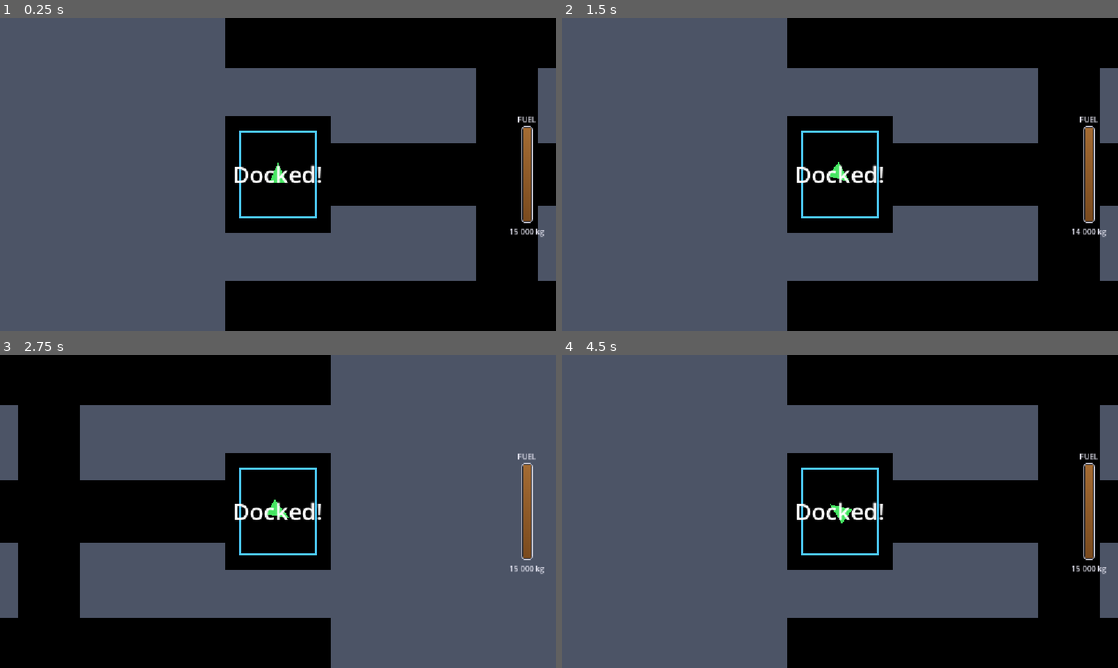
Above: before the commit, frames 1-4 (two rows, left to right).
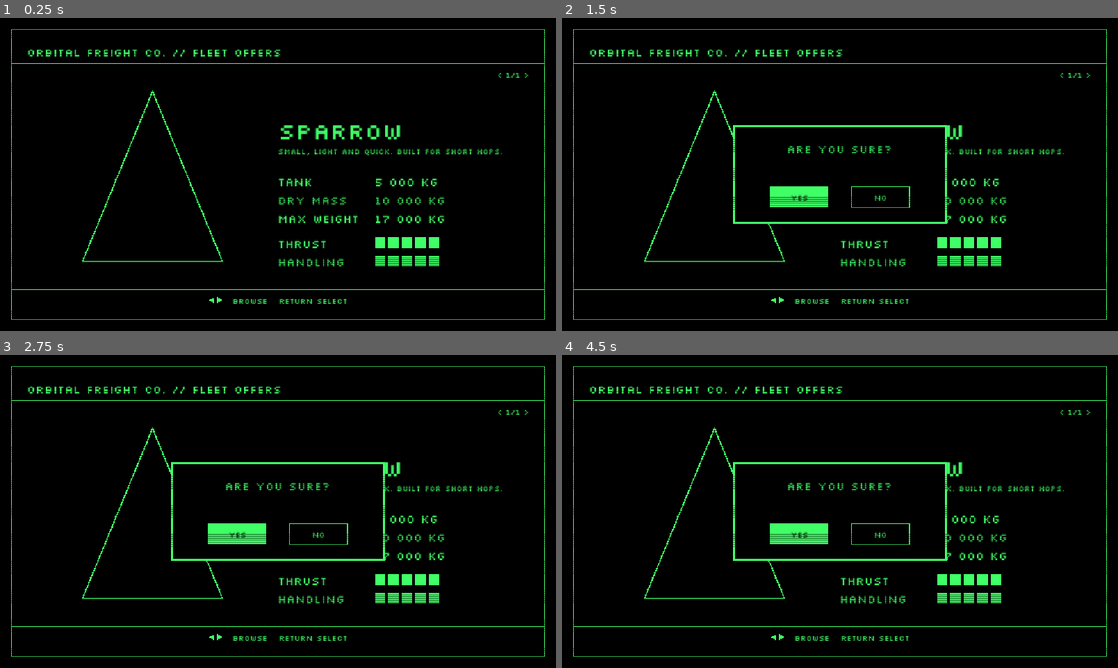
Above: after the commit, the same moments.

Repository: pkopczynski/lunar-lander
Game: Godot game, scene res://main.tscn
Two runs of this game, one before a commit and one after it. Both use one fixed random seed, a clock stepped at 60 frames per second and the inputs below.
Inputs (mouse positions are in pixels of both pictures, inside the frame that each line leads up to):
- Up to frame 1 (0.25 s): no input
- Up to frame 2 (1.5 s): tap Enter (ui_accept) at 0.5, 1.35 s; move the mouse to (962, 158) at 0.52 s; hold Right (ui_right) 0.53-1.28 s; hold Enter (ui_accept) 0.53-1.28 s; click (962, 158) at 0.67 s; move the mouse to (728, 190) at 1.27 s; hold - (weight_down) from 1.28 s (still down)
- Up to frame 3 (2.75 s): tap Enter (ui_accept) at 1.52, 1.82 s; tap R (restart) at 2 s; move the mouse to (333, 442) at 2.02 s; release - (weight_down) at 2.03 s; hold Right (ui_right) from 2.03 s (still down); hold Enter (ui_accept) from 2.03 s (still down)
- Up to frame 4 (4.5 s): move the mouse to (812, 574) at 2.77 s; release Right (ui_right) at 2.78 s; release Enter (ui_accept) at 2.78 s; hold Up (ui_up) 2.78-3.53 s; tap Enter (ui_accept) at 2.85, 3.02, 3.32, 4.35 s; click (812, 574) at 2.92 s; move the mouse to (1006, 558) at 3.52 s; hold Enter (ui_accept) 3.53-4.28 s; hold Left (ui_left) from 3.53 s (still down); tap R (restart) at 4.15 s; move the mouse to (673, 464) at 4.27 s

The runs differ from the first frame. In frame 1, 64% of the frame differs, in the area x 0-100%, y 0-100%; in frame 2, 64%; in frame 3, 64%; in frame 4, 64%.

Commit message:
feat: open every run on the Office with the ARE YOU SURE? flow
The Office Terminal shows one Offer per ship type (Sparrow only for now),
browses with Left/Right, and confirms in an ARE YOU SURE? popup before
putting the chosen ship Docked in the parking spot. The world is paused
while the Office shows. Tests pick the Sparrow through the Office first,
and the runner now fails when a test script does not load.

Co-Authored-By: Claude Opus 5.5 <noreply@anthropic.com>

Diff:
--- a/main.tscn
+++ b/main.tscn
@@ -5,6 +5,7 @@
 [ext_resource type="Script" path="res://world.gd" id="3_world"]
 [ext_resource type="Script" path="res://station.gd" id="4_station"]
 [ext_resource type="Script" path="res://camera.gd" id="5_camera"]
+[ext_resource type="Script" path="res://office.gd" id="6_office"]
 
 [sub_resource type="RectangleShape2D" id="RectangleShape2D_ground"]
 size = Vector2(4000, 40)
@@ -71,3 +72,16 @@
 grow_vertical = 2
 mouse_filter = 2
 script = ExtResource("2_hud")
+
+[node name="Office" type="CanvasLayer" parent="."]
+process_mode = 3
+layer = 10
+script = ExtResource("6_office")
+
+[node name="Terminal" type="Control" parent="Office"]
+layout_mode = 3
+anchors_preset = 15
+anchor_right = 1.0
+anchor_bottom = 1.0
+grow_horizontal = 2
+grow_vertical = 2
--- /dev/null
+++ b/office.gd
@@ -0,0 +1,309 @@
+class_name Office
+extends CanvasLayer
+# The player's Office: a full-window Terminal showing one Offer per ship type.
+# It pauses the world while showing, and puts the chosen ship type in the parking spot.
+
+enum PopupKind { NONE, ARE_YOU_SURE }
+enum Choice { YES, NO }
+
+const HEADER := "ORBITAL FREIGHT CO. // FLEET OFFERS"
+const KEY_HINT := "← → BROWSE   RETURN SELECT"
+const ARE_YOU_SURE_TEXT := "ARE YOU SURE?"
+const IN_SERVICE_TEXT := "IN SERVICE"
+const RATING_BLOCKS := 5
+const FULL_BLOCK := "■"
+const EMPTY_BLOCK := "□"
+
+const FONT := preload("res://fonts/Silkscreen-Regular.ttf")
+const Hud := preload("res://hud.gd")
+
+const GREEN := Color(0.25, 1.0, 0.4)
+const DIM_GREEN := Color(0.25, 1.0, 0.4, 0.25)
+const BLACK := Color.BLACK
+const SCANLINE_COLOR := Color(0.0, 0.0, 0.0, 0.35)
+const SCANLINE_SPACING := 4.0
+
+const MARGIN := 24.0
+const PADDING := 32.0
+const BORDER_WIDTH := 3.0
+const LINE_WIDTH := 2.0
+const HEADER_SIZE := 24
+const NAME_SIZE := 48
+const TEXT_SIZE := 16
+const STAT_SIZE := 24
+const HINT_SIZE := 16
+const LINE_GAP := 14.0
+const BLOCK_SIZE := Vector2(22, 22)
+const BLOCK_GAP := 6.0
+const RATING_LABEL_WIDTH := 200.0
+const HINT_ARROW_SIZE := 12.0
+# Share of the Offer area's width and height the wireframe picture may fill.
+const PICTURE_SHARE := 0.4
+
+const POPUP_SIZE := Vector2(440, 200)
+const POPUP_BUTTON_SIZE := Vector2(120, 44)
+const POPUP_BUTTON_GAP := 48.0
+
+var showing := false
+var popup := PopupKind.NONE
+var selected_button := Choice.YES
+var offer_index := 0
+# The ship type the player is flying, tagged IN SERVICE on its Offer. None at run start.
+var in_service: ShipType = null
+
+@onready var lander: Lander = $"../Lander"
+@onready var terminal: Control = $Terminal
+
+
+func _ready() -> void:
+	terminal.draw.connect(draw_terminal)
+	open()
+
+
+func _unhandled_input(event: InputEvent) -> void:
+	if not showing:
+		return
+	if popup == PopupKind.NONE:
+		handle_offer_input(event)
+	else:
+		handle_popup_input(event)
+
+
+func handle_offer_input(event: InputEvent) -> void:
+	if event.is_action_pressed("ui_left"):
+		browse(-1)
+	elif event.is_action_pressed("ui_right"):
+		browse(1)
+	elif event.is_action_pressed("ui_accept"):
+		show_popup(PopupKind.ARE_YOU_SURE, Choice.YES)
+	else:
+		# Escape on the Offer screen at run start does nothing: a run needs a ship.
+		return
+	get_viewport().set_input_as_handled()
+	terminal.queue_redraw()
+
+
+func handle_popup_input(event: InputEvent) -> void:
+	if event.is_action_pressed("ui_left"):
+		selected_button = Choice.YES
+	elif event.is_action_pressed("ui_right"):
+		selected_button = Choice.NO
+	elif event.is_action_pressed("ui_accept"):
+		answer(selected_button == Choice.YES)
+	elif event.is_action_pressed("ui_cancel"):
+		answer(false)
+	else:
+		return
+	get_viewport().set_input_as_handled()
+	terminal.queue_redraw()
+
+
+# Browsing wraps around at both ends.
+func browse(step: int) -> void:
+	offer_index = posmod(offer_index + step, ShipType.ALL.size())
+
+
+func open() -> void:
+	showing = true
+	visible = true
+	popup = PopupKind.NONE
+	get_tree().paused = true
+	terminal.queue_redraw()
+
+
+func close() -> void:
+	showing = false
+	visible = false
+	popup = PopupKind.NONE
+	get_tree().paused = false
+
+
+func show_popup(kind: PopupKind, default_button: Choice) -> void:
+	popup = kind
+	selected_button = default_button
+
+
+func answer(yes: bool) -> void:
+	if yes:
+		close()
+		lander.become(selected_offer())
+		lander.start_docked()
+	else:
+		popup = PopupKind.NONE
+
+
+# Observable state
+
+func selected_offer() -> ShipType:
+	return ShipType.ALL[offer_index]
+
+
+func in_service_shown() -> bool:
+	return showing and selected_offer() == in_service
+
+
+func offer_indicator() -> String:
+	return "< %d/%d >" % [offer_index + 1, ShipType.ALL.size()]
+
+
+# The text the selected Offer shows, with ratings written as blocks.
+func offer_lines() -> PackedStringArray:
+	var type := selected_offer()
+	var lines := PackedStringArray([
+		type.name.to_upper(), type.flavour.to_upper(),
+		"TANK " + kg(type.tank), "DRY MASS " + kg(type.default_dry_mass),
+		"MAX WEIGHT " + kg(type.maximum_weight),
+		"THRUST " + blocks(type.thrust_rating), "HANDLING " + blocks(type.handling_rating),
+		offer_indicator(),
+	])
+	if in_service_shown():
+		lines.append(IN_SERVICE_TEXT)
+	return lines
+
+
+# The wireframe picture's outline: the ship type's hull.
+func offer_picture() -> PackedVector2Array:
+	return selected_offer().hull
+
+
+static func kg(value: float) -> String:
+	return Hud.format_kg(value).to_upper()
+
+
+static func blocks(rating: int) -> String:
+	return FULL_BLOCK.repeat(rating) + EMPTY_BLOCK.repeat(RATING_BLOCKS - rating)
+
+
+# Drawing
+
+func draw_terminal() -> void:
+	var screen := Rect2(Vector2.ZERO, terminal.size)
+	terminal.draw_rect(screen, BLACK)
+	var frame := screen.grow(-MARGIN)
+	terminal.draw_rect(frame, GREEN, false, BORDER_WIDTH)
+	var inner := frame.grow(-PADDING)
+
+	draw_text(HEADER, Vector2(inner.position.x, inner.position.y + HEADER_SIZE), HEADER_SIZE)
+	var rule_y := inner.position.y + HEADER_SIZE + LINE_GAP
+	terminal.draw_line(Vector2(frame.position.x, rule_y), Vector2(frame.end.x, rule_y), GREEN, LINE_WIDTH)
+	draw_text(offer_indicator(), Vector2(inner.position.x, rule_y + LINE_GAP + TEXT_SIZE), TEXT_SIZE,
+		inner.size.x, HORIZONTAL_ALIGNMENT_RIGHT)
+
+	var hint_y := inner.end.y
+	var hint_rule_y := hint_y - HINT_SIZE - LINE_GAP
+	terminal.draw_line(Vector2(frame.position.x, hint_rule_y), Vector2(frame.end.x, hint_rule_y), GREEN, LINE_WIDTH)
+	draw_key_hint(Vector2(inner.position.x, hint_y))
+
+	var offer_area := Rect2(inner.position.x, rule_y + LINE_GAP, inner.size.x, hint_rule_y - rule_y - 2.0 * LINE_GAP)
+	draw_offer(offer_area)
+	if popup != PopupKind.NONE:
+		draw_popup(screen)
+	draw_scanlines(screen)
+
+
+func draw_offer(area: Rect2) -> void:
+	var type := selected_offer()
+	var half := area.size.x / 2.0
+	var picture_box := Rect2(area.position, Vector2(half, area.size.y))
+	draw_wireframe(offer_picture(), picture_box)
+
+	var x := area.position.x + half
+	var width := half
+	var y := area.get_center().y - 4.0 * STAT_SIZE - 2.0 * LINE_GAP
+	y += NAME_SIZE
+	draw_text(type.name.to_upper(), Vector2(x, y), NAME_SIZE, width)
+	if in_service_shown():
+		var name_width := FONT.get_string_size(type.name.to_upper(), HORIZONTAL_ALIGNMENT_LEFT, -1, NAME_SIZE).x
+		draw_in_service_tag(Vector2(x + name_width + LINE_GAP, y - NAME_SIZE / 2.0 - TEXT_SIZE / 2.0 - 4.0))
+	y += LINE_GAP + TEXT_SIZE
+	draw_text(type.flavour.to_upper(), Vector2(x, y), TEXT_SIZE, width)
+	y += 2.0 * LINE_GAP
+	for stat: Array in [["TANK", type.tank], ["DRY MASS", type.default_dry_mass], ["MAX WEIGHT", type.maximum_weight]]:
+		y += STAT_SIZE + LINE_GAP
+		draw_text(stat[0], Vector2(x, y), STAT_SIZE, RATING_LABEL_WIDTH)
+		draw_text(kg(stat[1]), Vector2(x + RATING_LABEL_WIDTH, y), STAT_SIZE, width - RATING_LABEL_WIDTH)
+	y += LINE_GAP
+	for rating: Array in [["THRUST", type.thrust_rating], ["HANDLING", type.handling_rating]]:
+		y += STAT_SIZE + LINE_GAP
+		draw_text(rating[0], Vector2(x, y), STAT_SIZE, RATING_LABEL_WIDTH)
+		draw_rating(rating[1], Vector2(x + RATING_LABEL_WIDTH, y - BLOCK_SIZE.y))
+
+
+func draw_wireframe(outline: PackedVector2Array, box: Rect2) -> void:
+	var bounds := Rect2(outline[0], Vector2.ZERO)
+	for point in outline:
+		bounds = bounds.expand(point)
+	var fit := box.size * PICTURE_SHARE * 2.0 / bounds.size
+	var scale := minf(fit.x, fit.y)
+	var points := PackedVector2Array()
+	for point in outline:
+		points.append(box.get_center() + (point - bounds.get_center()) * scale)
+	points.append(points[0])
+	terminal.draw_polyline(points, GREEN, BORDER_WIDTH)
+
+
+func draw_rating(rating: int, top_left: Vector2) -> void:
+	for i in RATING_BLOCKS:
+		var block := Rect2(top_left + Vector2(i * (BLOCK_SIZE.x + BLOCK_GAP), 0.0), BLOCK_SIZE)
+		if i < rating:
+			terminal.draw_rect(block, GREEN)
+		else:
+			terminal.draw_rect(block, DIM_GREEN, false, LINE_WIDTH)
+
+
+func draw_in_service_tag(top_left: Vector2) -> void:
+	var text_size := FONT.get_string_size(IN_SERVICE_TEXT, HORIZONTAL_ALIGNMENT_LEFT, -1, TEXT_SIZE)
+	var tag := Rect2(top_left, text_size + Vector2(16, 8))
+	terminal.draw_rect(tag, GREEN)
+	draw_text(IN_SERVICE_TEXT, top_left + Vector2(8, 4 + TEXT_SIZE), TEXT_SIZE, -1, HORIZONTAL_ALIGNMENT_LEFT, BLACK)
+
+
+# Silkscreen has no arrow glyphs, so the hint's arrows are drawn as triangles.
+func draw_key_hint(baseline_left: Vector2) -> void:
+	var words := KEY_HINT.replace("←", "").replace("→", "").strip_edges()
+	var arrows_width := HINT_ARROW_SIZE * 3.0 + LINE_GAP
+	var words_width := FONT.get_string_size(words, HORIZONTAL_ALIGNMENT_LEFT, -1, HINT_SIZE).x
+	var x := baseline_left.x + (terminal.size.x - 2.0 * (MARGIN + PADDING) - arrows_width - words_width) / 2.0
+	var mid_y := baseline_left.y - HINT_SIZE / 2.0
+	var h := HINT_ARROW_SIZE / 2.0
+	terminal.draw_colored_polygon(PackedVector2Array([
+		Vector2(x, mid_y), Vector2(x + HINT_ARROW_SIZE, mid_y - h), Vector2(x + HINT_ARROW_SIZE, mid_y + h)]), GREEN)
+	x += HINT_ARROW_SIZE * 1.5
+	terminal.draw_colored_polygon(PackedVector2Array([
+		Vector2(x + HINT_ARROW_SIZE, mid_y), Vector2(x, mid_y - h), Vector2(x, mid_y + h)]), GREEN)
+	x += HINT_ARROW_SIZE * 1.5 + LINE_GAP
+	draw_text(words, Vector2(x, baseline_left.y), HINT_SIZE)
+
+
+func draw_popup(screen: Rect2) -> void:
+	var box := Rect2(screen.get_center() - POPUP_SIZE / 2.0, POPUP_SIZE)
+	terminal.draw_rect(box, BLACK)
+	terminal.draw_rect(box, GREEN, false, BORDER_WIDTH)
+	draw_text(ARE_YOU_SURE_TEXT, Vector2(box.position.x, box.position.y + PADDING + STAT_SIZE), STAT_SIZE,
+		box.size.x, HORIZONTAL_ALIGNMENT_CENTER)
+	var buttons_width := POPUP_BUTTON_SIZE.x * 2.0 + POPUP_BUTTON_GAP
+	var button_y := box.end.y - PADDING - POPUP_BUTTON_SIZE.y
+	var x := box.get_center().x - buttons_width / 2.0
+	for choice: Choice in [Choice.YES, Choice.NO]:
+		var button := Rect2(Vector2(x, button_y), POPUP_BUTTON_SIZE)
+		var selected := choice == selected_button
+		if selected:
+			terminal.draw_rect(button, GREEN)
+		else:
+			terminal.draw_rect(button, GREEN, false, LINE_WIDTH)
+		var label := "YES" if choice == Choice.YES else "NO"
+		draw_text(label, Vector2(button.position.x, button.get_center().y + TEXT_SIZE / 2.0), TEXT_SIZE,
+			button.size.x, HORIZONTAL_ALIGNMENT_CENTER, BLACK if selected else GREEN)
+		x += POPUP_BUTTON_SIZE.x + POPUP_BUTTON_GAP
+
+
+func draw_scanlines(screen: Rect2) -> void:
+	var y := 0.0
+	while y < screen.size.y:
+		terminal.draw_line(Vector2(0.0, y), Vector2(screen.size.x, y), SCANLINE_COLOR, 1.0)
+		y += SCANLINE_SPACING
+
+
+func draw_text(text: String, baseline: Vector2, font_size: int, width := -1.0,
+		alignment := HORIZONTAL_ALIGNMENT_LEFT, color := GREEN) -> void:
+	terminal.draw_string(FONT, baseline, text, alignment, width, font_size, color)
--- a/ship_type.gd
+++ b/ship_type.gd
@@ -4,6 +4,8 @@
 # for per-ship values; rules shared by all ship types stay in lander.gd.
 
 var name: String
+# One line on the Offer saying what the ship type is for.
+var flavour: String
 # Outline used for drawing, collision and the docking check. Nose points up (-y).
 var hull: PackedVector2Array
 var flame: PackedVector2Array
@@ -16,6 +18,9 @@
 var burn_rate: float
 # Rad/s.
 var turn_rate: float
+# Offer ratings out of 5 blocks, for comparing ship types at a glance.
+var thrust_rating: int
+var handling_rating: int
 
 static var SPARROW := sparrow()
 static var ALL: Array[ShipType] = [SPARROW]
@@ -24,6 +29,7 @@
 static func sparrow() -> ShipType:
 	var type := ShipType.new()
 	type.name = "Sparrow"
+	type.flavour = "Small, light and quick. Built for short hops."
 	type.hull = PackedVector2Array([Vector2(0, -20), Vector2(14, 14), Vector2(-14, 14)])
 	type.flame = PackedVector2Array([Vector2(-7, 14), Vector2(7, 14), Vector2(0, 30)])
 	type.default_dry_mass = 10000.0
@@ -33,4 +39,6 @@
 	# A default ship empties its tank in ~20 s of thrust.
 	type.burn_rate = type.tank / 20.0
 	type.turn_rate = 3.0
+	type.thrust_rating = 5
+	type.handling_rating = 5
 	return type
--- a/tests/run_tests.gd
+++ b/tests/run_tests.gd
@@ -30,6 +30,10 @@
 	files.sort()
 	for file: String in files:
 		var script: GDScript = load(TESTS_DIR + file)
+		if script == null or not script.can_instantiate():
+			failed.append(file)
+			print("FAIL  ", file, " (script did not load)")
+			continue
 		for method in script.get_script_method_list():
 			var test_name: String = method.name
 			if not test_name.begins_with("test_"):
--- a/tests/scene_test.gd
+++ b/tests/scene_test.gd
@@ -4,6 +4,7 @@
 
 const MAIN_SCENE := "res://main.tscn"
 const PHYSICS_FPS := 60.0
+const RESTART_TIMEOUT_FRAMES := 600
 
 var tree: SceneTree
 var failures: Array[String] = []
@@ -23,6 +24,7 @@
 		if Input.is_action_pressed(action):
 			Input.action_release(action)
 	tree.unload_current_scene()
+	tree.paused = false
 	await tree.process_frame
 
 
@@ -36,6 +38,10 @@
 	return main().get_node("Lander")
 
 
+func office() -> Office:
+	return main().get_node("Office")
+
+
 func station() -> Station:
 	return main().get_node("Station")
 
@@ -46,6 +52,19 @@
 
 
 # Set-up
+
+# Picks a ship type in the Office the way a player does: browse to its Offer,
+# press Return, then Return again on Yes. Leaves the ship Docked in the parking spot.
+func choose_ship(type_name := "Sparrow") -> void:
+	for i in ShipType.ALL.size():
+		if office().selected_offer().name == type_name:
+			break
+		await press(&"ui_right")
+	check(office().selected_offer().name == type_name, "the Office should offer the %s" % type_name)
+	await press(&"ui_accept")
+	await press(&"ui_accept")
+	check(not office().showing, "choosing the %s should close the Office" % type_name)
+
 
 # Puts the lander in free flight at a set position, out of its docked start.
 func place(position: Vector2, velocity := Vector2.ZERO) -> void:
@@ -89,8 +108,11 @@
 func restart() -> void:
 	var old_scene := main()
 	await press(&"restart")
-	while main() == old_scene or main() == null or not main().is_node_ready():
+	for i in RESTART_TIMEOUT_FRAMES:
+		if main() != old_scene and main() != null and main().is_node_ready():
+			return
 		await tree.process_frame
+	check(false, "R should have reloaded the scene")
 
 
 # Time
--- a/tests/test_docked_start.gd
+++ b/tests/test_docked_start.gd
@@ -2,8 +2,8 @@
 
 
 func test_run_starts_docked_in_the_parking_spot() -> void:
+	await choose_ship()
 	var ship := lander()
-	await frames(2)
 	check(ship.docked, "a fresh run should start Docked")
 	check(not ship.landed, "a fresh run should not start Landed")
 	check(ship.is_inside_spot(), "the whole hull should be inside the parking spot")
@@ -15,8 +15,8 @@
 
 
 func test_up_undocks_and_flies_out_of_the_spot() -> void:
+	await choose_ship()
 	var ship := lander()
-	await frames(2)
 	var start := ship.position
 	hold(&"ui_up")
 	await seconds(0.4)
@@ -31,11 +31,13 @@
 
 
 func test_restart_starts_docked_with_a_newly_picked_spot() -> void:
+	await choose_ship()
 	var first_spot := station().parking_spot
 	var picked_another := false
 	# Six arm endings: the odds of never picking another in ten restarts are below 1e-7.
 	for i in 10:
 		await restart()
+		await choose_ship()
 		var ship := lander()
 		check(ship.docked, "restart %d should start Docked" % i)
 		check(ship.is_inside_spot(), "restart %d should start inside the parking spot" % i)
@@ -46,8 +48,10 @@
 
 
 func test_restart_after_a_crash_starts_docked() -> void:
+	await choose_ship()
 	place(Vector2(Lander.PAD_CENTER_X + 400.0, 560), Vector2(0, 200))
 	await seconds(1.0)
 	check(message().begins_with("Crashed"), "should have crashed, got %s" % message())
 	await restart()
+	await choose_ship()
 	check(lander().docked, "should start Docked after restarting from a crash")
--- /dev/null
+++ b/tests/test_office.gd
@@ -0,0 +1,122 @@
+extends "res://tests/scene_test.gd"
+
+
+func test_run_starts_on_the_office_with_the_sparrow_offer_and_the_world_paused() -> void:
+	await frames(2)
+	check(office().showing, "a fresh run should show the Office")
+	check(office().selected_offer().name == "Sparrow", "the Sparrow Offer should be selected, got %s" % office().selected_offer().name)
+	check(office().popup == Office.PopupKind.NONE, "no popup should be open at run start")
+	check(not office().in_service_shown(), "no Offer is IN SERVICE at run start")
+	check(tree.paused, "the world should be paused while the Office is showing")
+
+
+func test_return_asks_are_you_sure_with_yes_selected() -> void:
+	await press(&"ui_accept")
+	check(office().popup == Office.PopupKind.ARE_YOU_SURE, "Return should open ARE YOU SURE?")
+	check(office().selected_button == Office.Choice.YES, "Yes should be selected by default")
+	check(office().showing, "the Office should still be showing behind the popup")
+
+
+func test_yes_puts_the_chosen_ship_docked_in_the_parking_spot_with_a_full_tank() -> void:
+	await press(&"ui_accept")
+	await press(&"ui_accept")
+	var ship := lander()
+	check(not office().showing, "Yes should hide the Office")
+	check(office().popup == Office.PopupKind.NONE, "no popup should stay open, and no swap popup at run start")
+	check(not tree.paused, "the world should run once a ship is chosen")
+	check(ship.ship_type.name == "Sparrow", "the ship should be a Sparrow, got %s" % ship.ship_type.name)
+	check(ship.docked, "the ship should be Docked")
+	check(ship.is_inside_spot(), "the whole hull should be inside the parking spot")
+	check_near(ship.tank_level(), 1.0, 0.0001, "tank level")
+	check(message() == "Docked!", "message should say Docked!, got %s" % message())
+
+
+func test_left_and_right_move_between_the_popup_buttons() -> void:
+	await press(&"ui_accept")
+	await press(&"ui_right")
+	check(office().selected_button == Office.Choice.NO, "Right should select No")
+	await press(&"ui_right")
+	check(office().selected_button == Office.Choice.NO, "Right on No should keep No selected")
+	await press(&"ui_left")
+	check(office().selected_button == Office.Choice.YES, "Left should select Yes")
+
+
+func test_no_returns_to_the_same_offer() -> void:
+	await press(&"ui_accept")
+	await press(&"ui_right")
+	await press(&"ui_accept")
+	check(office().showing, "No should keep the Office showing")
+	check(office().popup == Office.PopupKind.NONE, "No should close the popup")
+	check(office().selected_offer().name == "Sparrow", "No should return to the Sparrow Offer")
+	check(tree.paused, "the world should stay paused")
+
+
+func test_escape_in_the_popup_counts_as_no() -> void:
+	await press(&"ui_accept")
+	await press(&"ui_cancel")
+	check(office().showing, "Escape should keep the Office showing")
+	check(office().popup == Office.PopupKind.NONE, "Escape should close the popup")
+	check(office().selected_offer().name == "Sparrow", "Escape should return to the Sparrow Offer")
+
+
+func test_escape_on_the_offer_screen_at_run_start_does_nothing() -> void:
+	await press(&"ui_cancel")
+	check(office().showing, "Escape at run start should not leave the Office")
+	check(office().popup == Office.PopupKind.NONE, "Escape at run start should not open a popup")
+	check(office().selected_offer().name == "Sparrow", "the Sparrow Offer should stay selected")
+
+
+func test_the_ship_does_not_move_while_the_office_is_showing() -> void:
+	var start := lander().position
+	hold(&"ui_up")
+	await seconds(0.5)
+	release(&"ui_up")
+	check(lander().position == start, "the ship should not move behind the Office, moved to %s" % lander().position)
+	check(lander().docked, "the ship should stay Docked behind the Office")
+
+
+func test_r_returns_to_the_office() -> void:
+	await choose_ship()
+	await restart()
+	check(office().showing, "R should return to the Office")
+	check(office().selected_offer().name == "Sparrow", "the Sparrow Offer should be selected after R")
+	check(tree.paused, "the world should be paused again")
+
+
+func test_r_after_a_crash_returns_to_the_office() -> void:
+	await choose_ship()
+	place(Vector2(Lander.PAD_CENTER_X + 400.0, 560), Vector2(0, 200))
+	await seconds(1.0)
+	check(message().begins_with("Crashed"), "should have crashed, got %s" % message())
+	await restart()
+	check(office().showing, "R after a crash should return to the Office")
+
+
+func test_offer_shows_the_ship_types_numbers_and_ratings() -> void:
+	var lines := office().offer_lines()
+	for expected: String in ["SPARROW", "SMALL, LIGHT AND QUICK. BUILT FOR SHORT HOPS.",
+			"TANK 5 000 KG", "DRY MASS 10 000 KG", "MAX WEIGHT 17 000 KG",
+			"THRUST ■■■■■", "HANDLING ■■■■■", "< 1/1 >"]:
+		check(expected in lines, "the Offer should show %s, shows %s" % [expected, lines])
+	check(office().offer_picture() == ShipType.SPARROW.hull, "the Offer picture should be the Sparrow's hull")
+
+
+func test_browsing_wraps_around_any_number_of_offers() -> void:
+	await press(&"ui_right")
+	check(office().selected_offer().name == "Sparrow", "with one Offer, Right should stay on the Sparrow")
+	check("< 1/1 >" in office().offer_lines(), "the indicator should read < 1/1 >")
+	var extra := ShipType.sparrow()
+	extra.name = "Test ship"
+	ShipType.ALL.append(extra)
+	await press(&"ui_right")
+	var after_right := office().selected_offer().name
+	var lines_after_right := office().offer_lines()
+	await press(&"ui_right")
+	var after_wrap := office().selected_offer().name
+	await press(&"ui_left")
+	var after_left_wrap := office().selected_offer().name
+	ShipType.ALL.erase(extra)
+	check(after_right == "Test ship", "Right should browse to the next Offer, got %s" % after_right)
+	check("< 2/2 >" in lines_after_right, "the indicator should read < 2/2 >, shows %s" % [lines_after_right])
+	check(after_wrap == "Sparrow", "Right on the last Offer should wrap to the first, got %s" % after_wrap)
+	check(after_left_wrap == "Test ship", "Left on the first Offer should wrap to the last, got %s" % after_left_wrap)
--- a/tests/test_sparrow.gd
+++ b/tests/test_sparrow.gd
@@ -2,6 +2,7 @@
 
 
 func test_lands_on_the_pad() -> void:
+	await choose_ship()
 	var ship := lander()
 	place(Vector2(Lander.PAD_CENTER_X, 580), Vector2(0, 20))
 	await seconds(4.0)
@@ -10,6 +11,7 @@
 
 
 func test_starts_as_a_sparrow_with_a_full_tank() -> void:
+	await choose_ship()
 	var ship := lander()
 	check(ship.ship_type.name == "Sparrow", "ship type should be the Sparrow, got %s" % ship.ship_type.name)
 	check_near(ship.fuel, 5000.0, 0.01, "fuel")
@@ -18,6 +20,7 @@
 
 
 func test_weight_keys_stay_within_the_sparrow_range() -> void:
+	await choose_ship()
 	var ship := lander()
 	for i in 20:
 		await press(&"weight_up")
@@ -28,6 +31,7 @@
 
 
 func test_docks_in_the_parking_spot_and_refuels() -> void:
+	await choose_ship()
 	var ship := lander()
 	place(station().parking_spot.get_center())
 	check(not ship.docked, "should start the test in free flight")
@@ -41,6 +45,7 @@
 
 
 func test_hovers_at_maximum_weight() -> void:
+	await choose_ship()
 	var ship := lander()
 	await raise_to_maximum_weight()
 	place(Vector2(World.WORLD_WIDTH / 2.0, 0))
@@ -52,6 +57,7 @@
 
 
 func test_crosses_the_border_at_maximum_weight() -> void:
+	await choose_ship()
 	var ship := lander()
 	await raise_to_maximum_weight()
 	place(Vector2(World.WORLD_WIDTH / 2.0, World.BORDER_Y + 600.0))
Not shown, added: office.gd.uid
Not shown, added: tests/test_office.gd.uid
